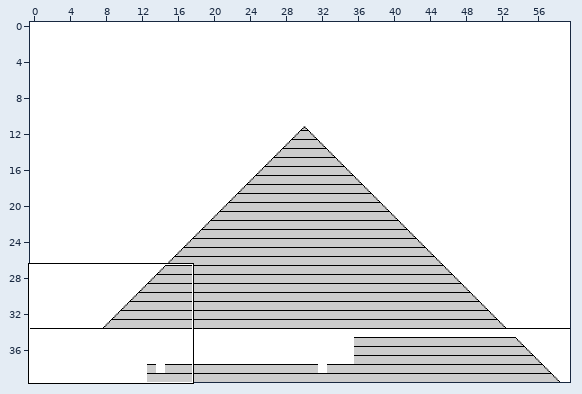
Two versions of a level (Tiled map, KoboldKit/PlatformerDemo/Resources/Demo/DemoLevel01.tmx). Above, an overview of the earlier version with the close-up marked.
Close-up. Before:
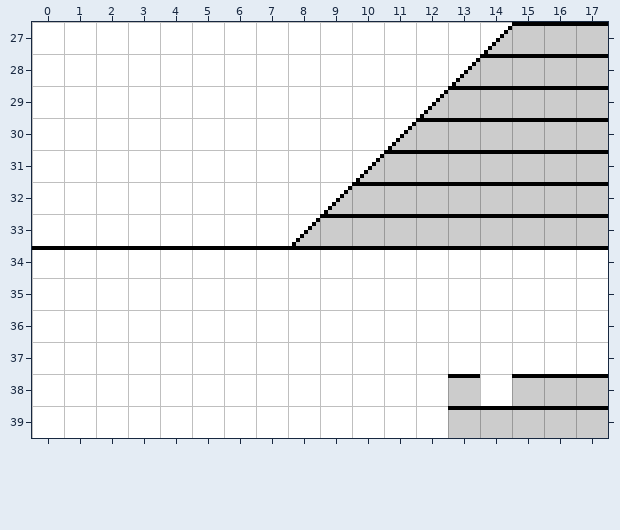
Cells are 16x16 px. Shown: x 0..17, y 27..39. The commit also changed other parts of the map, which this record leaves out.
Once edited:
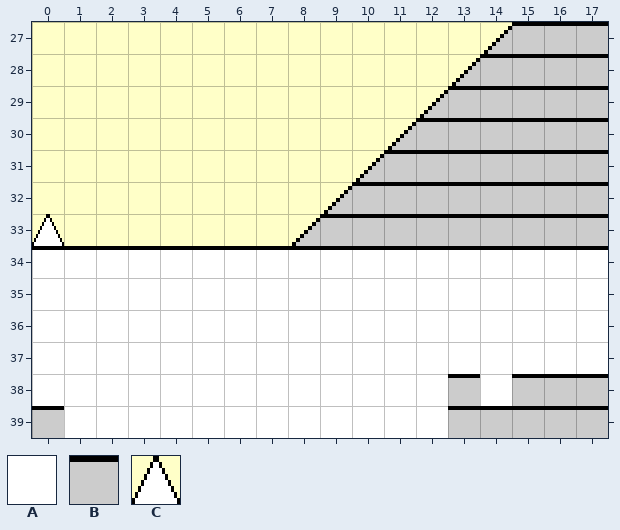
Key: from "Tileset_Geometry_16x16": A 8, B 41, C 42.
_ is an empty cell, . an unchanged one.
Changes in this commit:
--- layer "background" (now hidden)
@@ x 0..14 @@
-27 AAAAAAAAAAAAAAA
-28 AAAAAAAAAAAAAA.
-29 AAAAAAAAAAAAA..
-30 AAAAAAAAAAAA...
-31 AAAAAAAAAAA....
-32 AAAAAAAAAA.....
-33 AAAAAAAAA......
+27 _______________
+28 ______________.
+29 _____________..
+30 ____________...
+31 ___________....
+32 __________.....
+33 _________......
--- layer "mainlayer"
@@ x 0..0 @@
-33 _
+33 C
@@ x 0..0 @@
-39 A
+39 B
Boxes around the changes in both close-ups, in picture pixels (x1, y1, x2, y2):
changed: (32, 22, 512, 246)
changed: (32, 406, 64, 438)
